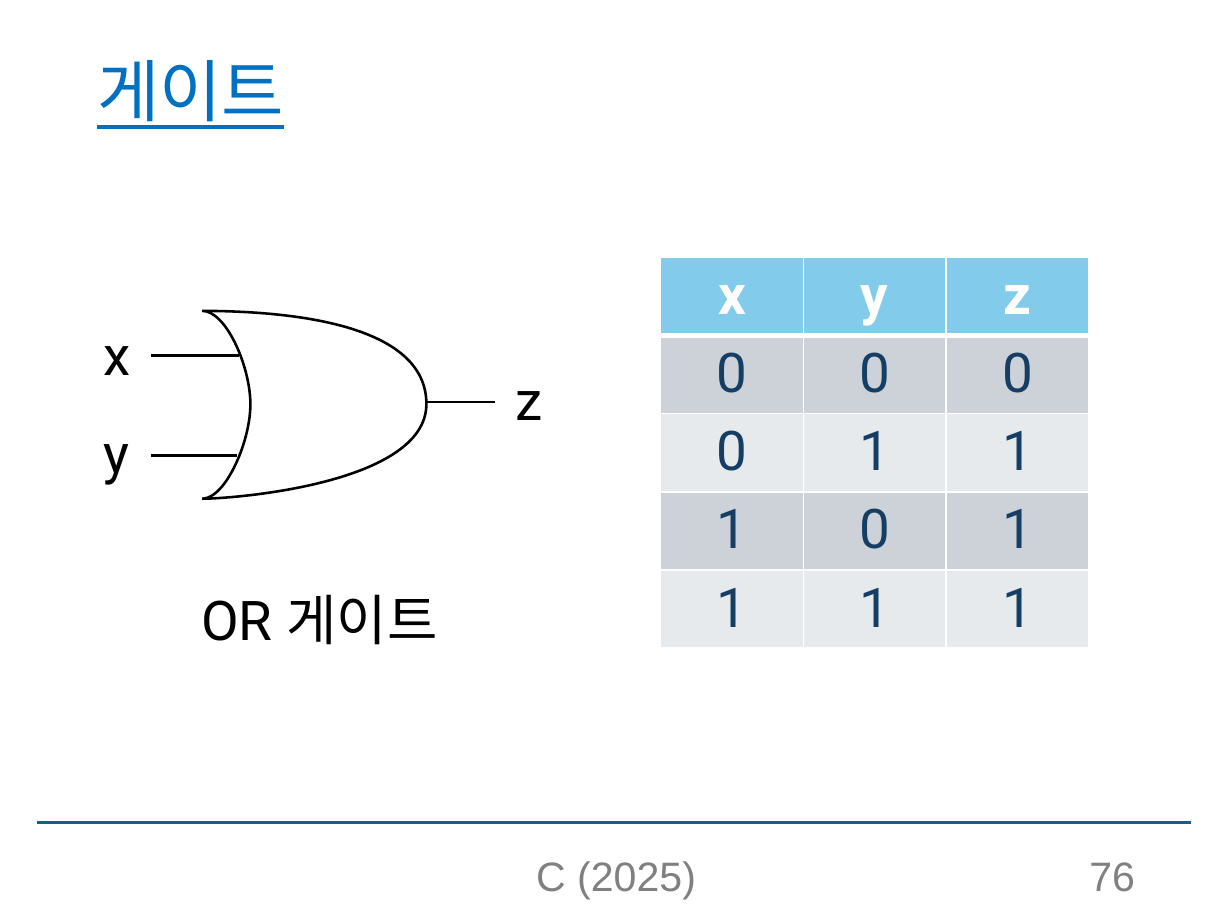
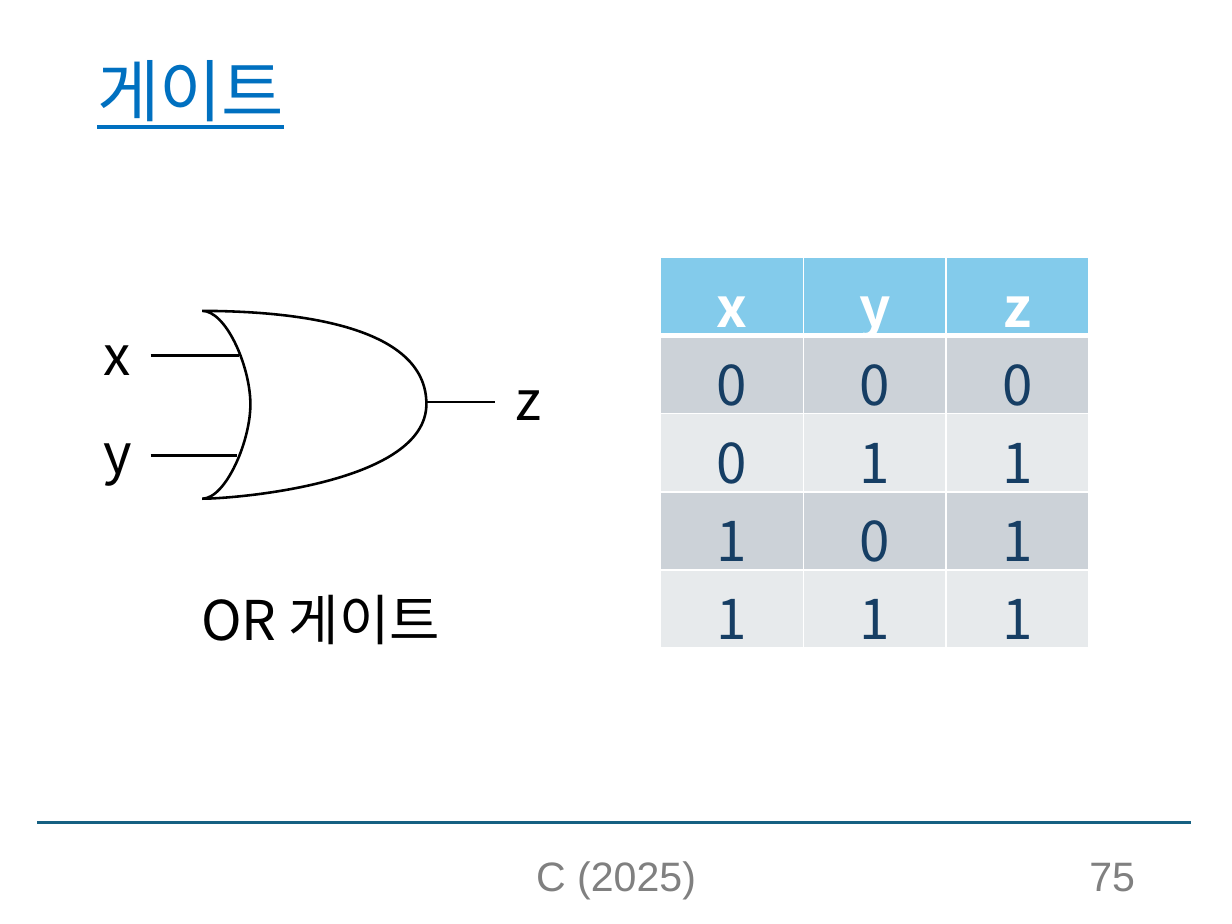
Before and after one commit to chaebkimm/C_ppt, a slide deck: slide 75 of C소개_실습제외.pptx (slide 76 before the commit). Drawn at 1232x924 pixels with LibreOffice and Linux fonts; fonts in the diff are those of the drawing. Boxes give left, top, right and bottom in pixels: in the first picture for what was removed or moved away, otherwise in the second. Text is boxed around its words. In the diff, an @@ line names an element or a change of style, - is before the commit and + after.

```diff
--- a/C소개_실습제외.pptx
+++ b/C소개_실습제외.pptx
@@ table at bbox=[660, 257, 1089, 648] @@
@@ font Roboto to Noto Sans CJK KR @@
@@ text "y" at bbox=[104, 443, 133, 486]: font Roboto to Noto Sans CJK KR @@
@@ text "OR 게이트" at bbox=[201, 594, 440, 645]: font Roboto to Noto Sans CJK KR @@
@@ page number at bbox=[1089, 863, 1135, 892]: text changed @@
-76
+75
```
Also in this commit, not shown: 104 other slides changed, 1 slide removed.
